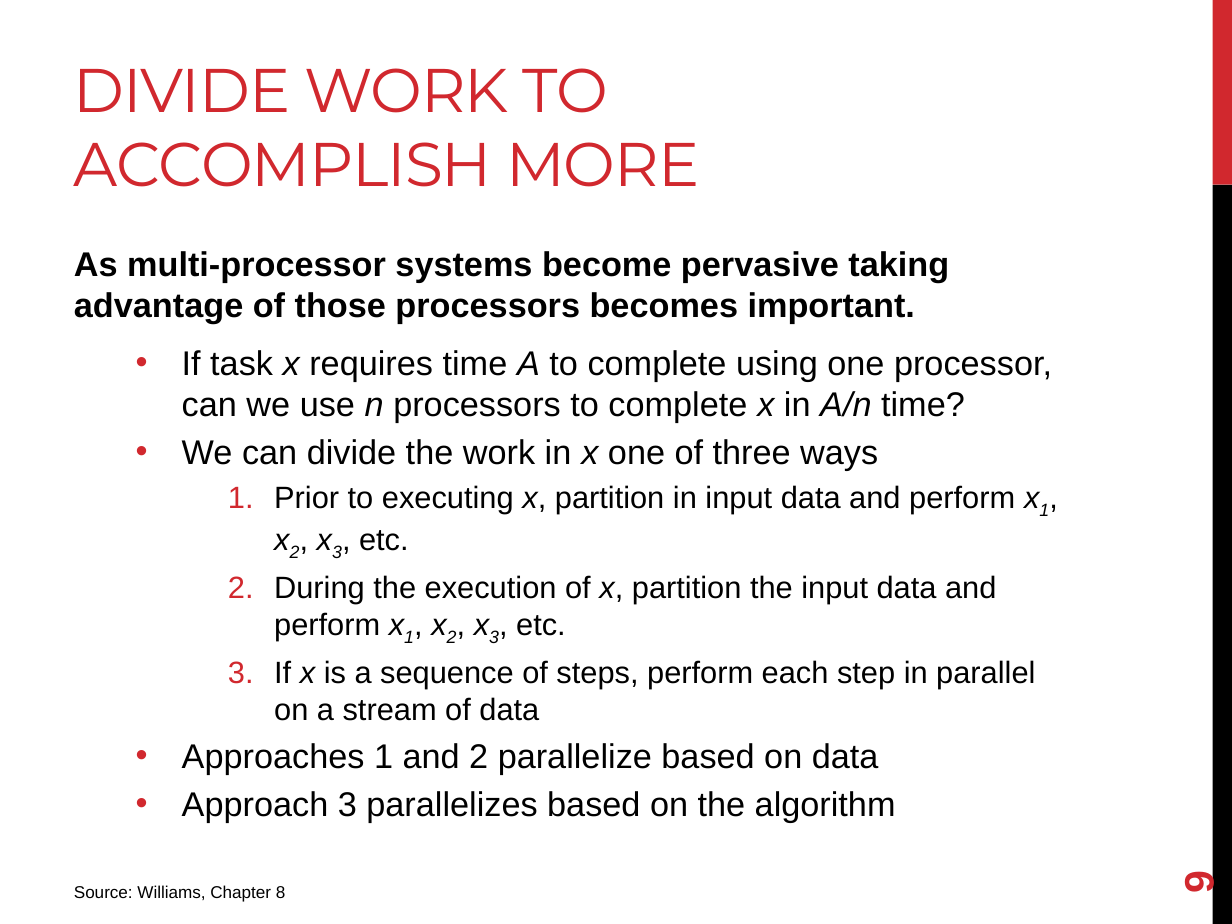
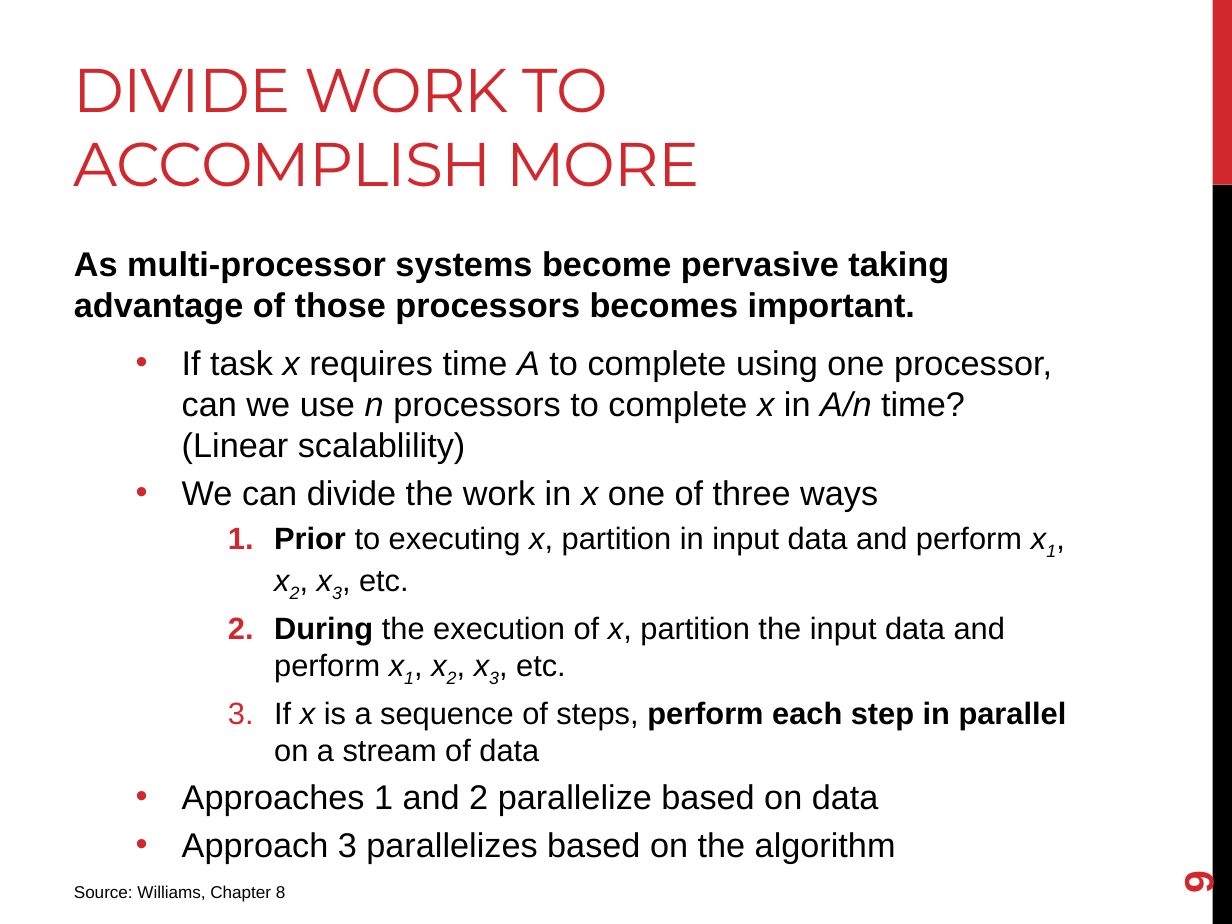
Before and after one commit to joshpeterson/DevelopingConcurrentSoftware, a slide deck: slide 9 of Lectures/Designing Concurrent Software/Designing Concurrent Software.pptx. Drawn at 1232x924 pixels with LibreOffice and Linux fonts; fonts in the diff are those of the drawing. Boxes give left, top, right and bottom in pixels: in the first picture for what was removed or moved away, otherwise in the second. Text is boxed around its words. In the diff, an @@ line names an element or a change of style, - is before the commit and + after.

```diff
--- a/Lectures/Designing Concurrent Software/Designing Concurrent Software.pptx
+++ b/Lectures/Designing Concurrent Software/Designing Concurrent Software.pptx
@@ text at [182,350,1052,464]: text changed @@
-  • If task x requires time A to complete using one processor, can we use n processors to complete x in A/n time?
+  • If task x requires time A to complete using one processor, can we use n processors to complete x in A/n time? (Linear scalablility)
@@ text at [274,526,1067,762]: bold on in "Prior", "During", "perform each step in parallel" @@
```
Also in this commit, not shown: 6 other slides changed, 1 slide added, 5 other files.
